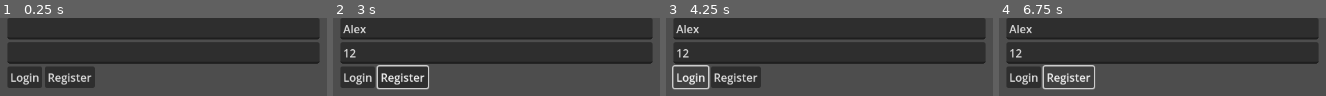
Above: before the commit, frames 1-4 (left to right).
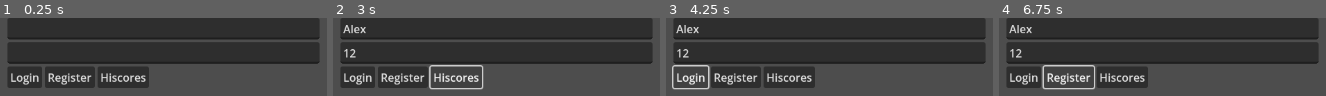
Above: after the commit, the same moments.

Repository: harsh16coder/RingRiot
Game: Godot game, scene res://states/connected/connected.tscn
The game is run twice, just before and just after one commit, with the same random seed, the same clock (stepped at 60 frames per second) and the same inputs. This scene is started directly instead of the project's main scene.
Inputs (mouse positions are in pixels of both pictures, inside the frame that each line leads up to):
- Up to frame 1 (0.25 s): no input
- Up to frame 2 (3 s): click (496, 28) at 0.52 s; type "Alex" at 0.6 s; click (496, 53) at 0.75 s; type "12" at 0.83 s; click "Login" at 1.25 s; click "Register" at 2 s; click (457, 77) at 2.75 s, where only the run after the commit has a clickable "Hiscores"
- Up to frame 3 (4.25 s): click "Login" at 3.5 s
- Up to frame 4 (6.75 s): click "Register" at 4.25 s; click (1123, 77) at 5 s, where only the run after the commit has a clickable "Hiscores"; click "Login" at 5.75 s; click "Register" at 6.5 s

The runs differ from the first frame. In frame 1, 3.9% of the frame differs, in the area x 29-46%, y 62-90%; in frame 2, 3.0%; in frame 3, 3.9%; in frame 4, 3.9%.

Commit message:
Created Browsing state to fetch hiscores leaderboard

Diff:
--- a/client/game_manager.gd
+++ b/client/game_manager.gd
@@ -4,12 +4,14 @@
 	ENTERED,
 	INGAME,
 	CONNECTED,
+	BROWSING_HISCORES,
 }
 
 var _states_scenes: Dictionary[State, String] = {
 	State.ENTERED: "res://states/entered/entered.tscn",
 	State.CONNECTED: "res://states/connected/connected.tscn",
 	State.INGAME: "res://states/ingame/ingame.tscn",
+	State.BROWSING_HISCORES: "res://states/browsing_hiscores/browsing_hiscores.tscn",
 }
 
 var client_id: int
--- a/client/packets.gd
+++ b/client/packets.gd
@@ -1406,6 +1406,159 @@
 			return PB_ERR.PARSE_INCOMPLETE
 		return result
 
+class HiscoreBoardRequestMessage:
+	func _init():
+		var service
+
+	var data = {}
+
+	func _to_string() -> String:
+		return PBPacker.message_to_string(data)
+
+	func to_bytes() -> PackedByteArray:
+		return PBPacker.pack_message(data)
+
+	func from_bytes(bytes : PackedByteArray, offset : int = 0, limit : int = -1) -> int:
+		var cur_limit = bytes.size()
+		if limit != -1:
+			cur_limit = limit
+		var result = PBPacker.unpack_message(data, bytes, offset, cur_limit)
+		if result == cur_limit:
+			if PBPacker.check_required(data):
+				if limit == -1:
+					return PB_ERR.NO_ERRORS
+			else:
+				return PB_ERR.REQUIRED_FIELDS
+		elif limit == -1 && result > 0:
+			return PB_ERR.PARSE_INCOMPLETE
+		return result
+
+class HiscoreMessage:
+	func _init():
+		var service
+
+		__rank = PBField.new("rank", PB_DATA_TYPE.UINT64, PB_RULE.OPTIONAL, 1, true, DEFAULT_VALUES_3[PB_DATA_TYPE.UINT64])
+		service = PBServiceField.new()
+		service.field = __rank
+		data[__rank.tag] = service
+
+		__name = PBField.new("name", PB_DATA_TYPE.STRING, PB_RULE.OPTIONAL, 2, true, DEFAULT_VALUES_3[PB_DATA_TYPE.STRING])
+		service = PBServiceField.new()
+		service.field = __name
+		data[__name.tag] = service
+
+		__score = PBField.new("score", PB_DATA_TYPE.UINT64, PB_RULE.OPTIONAL, 3, true, DEFAULT_VALUES_3[PB_DATA_TYPE.UINT64])
+		service = PBServiceField.new()
+		service.field = __score
+		data[__score.tag] = service
+
+	var data = {}
+
+	var __rank: PBField
+	func has_rank() -> bool:
+		if __rank.value != null:
+			return true
+		return false
+	func get_rank() -> int:
+		return __rank.value
+	func clear_rank() -> void:
+		data[1].state = PB_SERVICE_STATE.UNFILLED
+		__rank.value = DEFAULT_VALUES_3[PB_DATA_TYPE.UINT64]
+	func set_rank(value : int) -> void:
+		__rank.value = value
+
+	var __name: PBField
+	func has_name() -> bool:
+		if __name.value != null:
+			return true
+		return false
+	func get_name() -> String:
+		return __name.value
+	func clear_name() -> void:
+		data[2].state = PB_SERVICE_STATE.UNFILLED
+		__name.value = DEFAULT_VALUES_3[PB_DATA_TYPE.STRING]
+	func set_name(value : String) -> void:
+		__name.value = value
+
+	var __score: PBField
+	func has_score() -> bool:
+		if __score.value != null:
+			return true
+		return false
+	func get_score() -> int:
+		return __score.value
+	func clear_score() -> void:
+		data[3].state = PB_SERVICE_STATE.UNFILLED
+		__score.value = DEFAULT_VALUES_3[PB_DATA_TYPE.UINT64]
+	func set_score(value : int) -> void:
+		__score.value = value
+
+	func _to_string() -> String:
+		return PBPacker.message_to_string(data)
+
+	func to_bytes() -> PackedByteArray:
+		return PBPacker.pack_message(data)
+
+	func from_bytes(bytes : PackedByteArray, offset : int = 0, limit : int = -1) -> int:
+		var cur_limit = bytes.size()
+		if limit != -1:
+			cur_limit = limit
+		var result = PBPacker.unpack_message(data, bytes, offset, cur_limit)
+		if result == cur_limit:
+			if PBPacker.check_required(data):
+				if limit == -1:
+					return PB_ERR.NO_ERRORS
+			else:
+				return PB_ERR.REQUIRED_FIELDS
+		elif limit == -1 && result > 0:
+			return PB_ERR.PARSE_INCOMPLETE
+		return result
+
+class HiscoreBoardMessage:
+	func _init():
+		var service
+
+		var __hiscores_default: Array[HiscoreMessage] = []
+		__hiscores = PBField.new("hiscores", PB_DATA_TYPE.MESSAGE, PB_RULE.REPEATED, 1, true, __hiscores_default)
+		service = PBServiceField.new()
+		service.field = __hiscores
+		service.func_ref = Callable(self, "add_hiscores")
+		data[__hiscores.tag] = service
+
+	var data = {}
+
+	var __hiscores: PBField
+	func get_hiscores() -> Array[HiscoreMessage]:
+		return __hiscores.value
+	func clear_hiscores() -> void:
+		data[1].state = PB_SERVICE_STATE.UNFILLED
+		__hiscores.value.clear()
+	func add_hiscores() -> HiscoreMessage:
+		var element = HiscoreMessage.new()
+		__hiscores.value.append(element)
+		return element
+
+	func _to_string() -> String:
+		return PBPacker.message_to_string(data)
+
+	func to_bytes() -> PackedByteArray:
+		return PBPacker.pack_message(data)
+
+	func from_bytes(bytes : PackedByteArray, offset : int = 0, limit : int = -1) -> int:
+		var cur_limit = bytes.size()
+		if limit != -1:
+			cur_limit = limit
+		var result = PBPacker.unpack_message(data, bytes, offset, cur_limit)
+		if result == cur_limit:
+			if PBPacker.check_required(data):
+				if limit == -1:
+					return PB_ERR.NO_ERRORS
+			else:
+				return PB_ERR.REQUIRED_FIELDS
+		elif limit == -1 && result > 0:
+			return PB_ERR.PARSE_INCOMPLETE
+		return result
+
 class Packet:
 	func _init():
 		var service
@@ -1486,6 +1639,24 @@
 		service.field = __player_consumed
 		service.func_ref = Callable(self, "new_player_consumed")
 		data[__player_consumed.tag] = service
+
+		__hiscore_board_request = PBField.new("hiscore_board_request", PB_DATA_TYPE.MESSAGE, PB_RULE.OPTIONAL, 14, true, DEFAULT_VALUES_3[PB_DATA_TYPE.MESSAGE])
+		service = PBServiceField.new()
+		service.field = __hiscore_board_request
+		service.func_ref = Callable(self, "new_hiscore_board_request")
+		data[__hiscore_board_request.tag] = service
+
+		__hiscore = PBField.new("hiscore", PB_DATA_TYPE.MESSAGE, PB_RULE.OPTIONAL, 15, true, DEFAULT_VALUES_3[PB_DATA_TYPE.MESSAGE])
+		service = PBServiceField.new()
+		service.field = __hiscore
+		service.func_ref = Callable(self, "new_hiscore")
+		data[__hiscore.tag] = service
+
+		__hiscore_board = PBField.new("hiscore_board", PB_DATA_TYPE.MESSAGE, PB_RULE.OPTIONAL, 16, true, DEFAULT_VALUES_3[PB_DATA_TYPE.MESSAGE])
+		service = PBServiceField.new()
+		service.field = __hiscore_board
+		service.func_ref = Callable(self, "new_hiscore_board")
+		data[__hiscore_board.tag] = service
 
 	var data = {}
 
@@ -1536,6 +1707,12 @@
 		data[12].state = PB_SERVICE_STATE.UNFILLED
 		__player_consumed.value = DEFAULT_VALUES_3[PB_DATA_TYPE.MESSAGE]
 		data[13].state = PB_SERVICE_STATE.UNFILLED
+		__hiscore_board_request.value = DEFAULT_VALUES_3[PB_DATA_TYPE.MESSAGE]
+		data[14].state = PB_SERVICE_STATE.UNFILLED
+		__hiscore.value = DEFAULT_VALUES_3[PB_DATA_TYPE.MESSAGE]
+		data[15].state = PB_SERVICE_STATE.UNFILLED
+		__hiscore_board.value = DEFAULT_VALUES_3[PB_DATA_TYPE.MESSAGE]
+		data[16].state = PB_SERVICE_STATE.UNFILLED
 		__chat.value = ChatMessage.new()
 		return __chat.value
 
@@ -1573,6 +1750,12 @@
 		data[12].state = PB_SERVICE_STATE.UNFILLED
 		__player_consumed.value = DEFAULT_VALUES_3[PB_DATA_TYPE.MESSAGE]
 		data[13].state = PB_SERVICE_STATE.UNFILLED
+		__hiscore_board_request.value = DEFAULT_VALUES_3[PB_DATA_TYPE.MESSAGE]
+		data[14].state = PB_SERVICE_STATE.UNFILLED
+		__hiscore.value = DEFAULT_VALUES_3[PB_DATA_TYPE.MESSAGE]
+		data[15].state = PB_SERVICE_STATE.UNFILLED
+		__hiscore_board.value = DEFAULT_VALUES_3[PB_DATA_TYPE.MESSAGE]
+		data[16].state = PB_SERVICE_STATE.UNFILLED
 		__id.value = IdMessage.new()
 		return __id.value
 
@@ -1610,6 +1793,12 @@
 		data[12].state = PB_SERVICE_STATE.UNFILLED
 		__player_consumed.value = DEFAULT_VALUES_3[PB_DATA_TYPE.MESSAGE]
 		data[13].state = PB_SERVICE_STATE.UNFILLED
+		__hiscore_board_request.value = DEFAULT_VALUES_3[PB_DATA_TYPE.MESSAGE]
+		data[14].state = PB_SERVICE_STATE.UNFILLED
+		__hiscore.value = DEFAULT_VALUES_3[PB_DATA_TYPE.MESSAGE]
+		data[15].state = PB_SERVICE_STATE.UNFILLED
+		__hiscore_board.value = DEFAULT_VALUES_3[PB_DATA_TYPE.MESSAGE]
+		data[16].state = PB_SERVICE_STATE.UNFILLED
 		__login_request.value = LoginRequestMessage.new()
 		return __login_request.value
 
@@ -1647,6 +1836,12 @@
 		data[12].state = PB_SERVICE_STATE.UNFILLED
 		__player_consumed.value = DEFAULT_VALUES_3[PB_DATA_TYPE.MESSAGE]
 		data[13].state = PB_SERVICE_STATE.UNFILLED
+		__hiscore_board_request.value = DEFAULT_VALUES_3[PB_DATA_TYPE.MESSAGE]
+		data[14].state = PB_SERVICE_STATE.UNFILLED
+		__hiscore.value = DEFAULT_VALUES_3[PB_DATA_TYPE.MESSAGE]
+		data[15].state = PB_SERVICE_STATE.UNFILLED
+		__hiscore_board.value = DEFAULT_VALUES_3[PB_DATA_TYPE.MESSAGE]
+		data[16].state = PB_SERVICE_STATE.UNFILLED
 		__register_request.value = RegisterRequestMessage.new()
 		return __register_request.value
 
@@ -1684,6 +1879,12 @@
 		data[12].state = PB_SERVICE_STATE.UNFILLED
 		__player_consumed.value = DEFAULT_VALUES_3[PB_DATA_TYPE.MESSAGE]
 		data[13].state = PB_SERVICE_STATE.UNFILLED
+		__hiscore_board_request.value = DEFAULT_VALUES_3[PB_DATA_TYPE.MESSAGE]
+		data[14].state = PB_SERVICE_STATE.UNFILLED
+		__hiscore.value = DEFAULT_VALUES_3[PB_DATA_TYPE.MESSAGE]
+		data[15].state = PB_SERVICE_STATE.UNFILLED
+		__hiscore_board.value = DEFAULT_VALUES_3[PB_DATA_TYPE.MESSAGE]
+		data[16].state = PB_SERVICE_STATE.UNFILLED
 		__ok_response.value = OkResponseMessage.new()
 		return __ok_response.value
 
@@ -1721,6 +1922,12 @@
 		data[12].state = PB_SERVICE_STATE.UNFILLED
 		__player_consumed.value = DEFAULT_VALUES_3[PB_DATA_TYPE.MESSAGE]
 		data[13].state = PB_SERVICE_STATE.UNFILLED
+		__hiscore_board_request.value = DEFAULT_VALUES_3[PB_DATA_TYPE.MESSAGE]
+		data[14].state = PB_SERVICE_STATE.UNFILLED
+		__hiscore.value = DEFAULT_VALUES_3[PB_DATA_TYPE.MESSAGE]
+		data[15].state = PB_SERVICE_STATE.UNFILLED
+		__hiscore_board.value = DEFAULT_VALUES_3[PB_DATA_TYPE.MESSAGE]
+		data[16].state = PB_SERVICE_STATE.UNFILLED
 		__deny_response.value = DenyResponseMessage.new()
 		return __deny_response.value
 
@@ -1758,6 +1965,12 @@
 		data[12].state = PB_SERVICE_STATE.UNFILLED
 		__player_consumed.value = DEFAULT_VALUES_3[PB_DATA_TYPE.MESSAGE]
 		data[13].state = PB_SERVICE_STATE.UNFILLED
+		__hiscore_board_request.value = DEFAULT_VALUES_3[PB_DATA_TYPE.MESSAGE]
+		data[14].state = PB_SERVICE_STATE.UNFILLED
+		__hiscore.value = DEFAULT_VALUES_3[PB_DATA_TYPE.MESSAGE]
+		data[15].state = PB_SERVICE_STATE.UNFILLED
+		__hiscore_board.value = DEFAULT_VALUES_3[PB_DATA_TYPE.MESSAGE]
+		data[16].state = PB_SERVICE_STATE.UNFILLED
 		__player.value = PlayerMessage.new()
 		return __player.value
 
@@ -1795,6 +2008,12 @@
 		data[12].state = PB_SERVICE_STATE.UNFILLED
 		__player_consumed.value = DEFAULT_VALUES_3[PB_DATA_TYPE.MESSAGE]
 		data[13].state = PB_SERVICE_STATE.UNFILLED
+		__hiscore_board_request.value = DEFAULT_VALUES_3[PB_DATA_TYPE.MESSAGE]
+		data[14].state = PB_SERVICE_STATE.UNFILLED
+		__hiscore.value = DEFAULT_VALUES_3[PB_DATA_TYPE.MESSAGE]
+		data[15].state = PB_SERVICE_STATE.UNFILLED
+		__hiscore_board.value = DEFAULT_VALUES_3[PB_DATA_TYPE.MESSAGE]
+		data[16].state = PB_SERVICE_STATE.UNFILLED
 		__player_direction.value = PlayerDirectionMessage.new()
 		return __player_direction.value
 
@@ -1832,6 +2051,12 @@
 		data[12].state = PB_SERVICE_STATE.UNFILLED
 		__player_consumed.value = DEFAULT_VALUES_3[PB_DATA_TYPE.MESSAGE]
 		data[13].state = PB_SERVICE_STATE.UNFILLED
+		__hiscore_board_request.value = DEFAULT_VALUES_3[PB_DATA_TYPE.MESSAGE]
+		data[14].state = PB_SERVICE_STATE.UNFILLED
+		__hiscore.value = DEFAULT_VALUES_3[PB_DATA_TYPE.MESSAGE]
+		data[15].state = PB_SERVICE_STATE.UNFILLED
+		__hiscore_board.value = DEFAULT_VALUES_3[PB_DATA_TYPE.MESSAGE]
+		data[16].state = PB_SERVICE_STATE.UNFILLED
 		__spore.value = SporeMessage.new()
 		return __spore.value
 
@@ -1869,6 +2094,12 @@
 		data[12].state = PB_SERVICE_STATE.UNFILLED
 		__player_consumed.value = DEFAULT_VALUES_3[PB_DATA_TYPE.MESSAGE]
 		data[13].state = PB_SERVICE_STATE.UNFILLED
+		__hiscore_board_request.value = DEFAULT_VALUES_3[PB_DATA_TYPE.MESSAGE]
+		data[14].state = PB_SERVICE_STATE.UNFILLED
+		__hiscore.value = DEFAULT_VALUES_3[PB_DATA_TYPE.MESSAGE]
+		data[15].state = PB_SERVICE_STATE.UNFILLED
+		__hiscore_board.value = DEFAULT_VALUES_3[PB_DATA_TYPE.MESSAGE]
+		data[16].state = PB_SERVICE_STATE.UNFILLED
 		__spore_consumed.value = SporeConsumedMessage.new()
 		return __spore_consumed.value
 
@@ -1906,6 +2137,12 @@
 		data[12].state = PB_SERVICE_STATE.FILLED
 		__player_consumed.value = DEFAULT_VALUES_3[PB_DATA_TYPE.MESSAGE]
 		data[13].state = PB_SERVICE_STATE.UNFILLED
+		__hiscore_board_request.value = DEFAULT_VALUES_3[PB_DATA_TYPE.MESSAGE]
+		data[14].state = PB_SERVICE_STATE.UNFILLED
+		__hiscore.value = DEFAULT_VALUES_3[PB_DATA_TYPE.MESSAGE]
+		data[15].state = PB_SERVICE_STATE.UNFILLED
+		__hiscore_board.value = DEFAULT_VALUES_3[PB_DATA_TYPE.MESSAGE]
+		data[16].state = PB_SERVICE_STATE.UNFILLED
 		__spores_batch.value = SporesBatchMessage.new()
 		return __spores_batch.value
 
@@ -1943,8 +2180,143 @@
 		__spores_batch.value = DEFAULT_VALUES_3[PB_DATA_TYPE.MESSAGE]
 		data[12].state = PB_SERVICE_STATE.UNFILLED
 		data[13].state = PB_SERVICE_STATE.FILLED
+		__hiscore_board_request.value = DEFAULT_VALUES_3[PB_DATA_TYPE.MESSAGE]
+		data[14].state = PB_SERVICE_STATE.UNFILLED
+		__hiscore.value = DEFAULT_VALUES_3[PB_DATA_TYPE.MESSAGE]
+		data[15].state = PB_SERVICE_STATE.UNFILLED
+		__hiscore_board.value = DEFAULT_VALUES_3[PB_DATA_TYPE.MESSAGE]
+		data[16].state = PB_SERVICE_STATE.UNFILLED
 		__player_consumed.value = PlayerConsumedMessage.new()
 		return __player_consumed.value
+
+	var __hiscore_board_request: PBField
+	func has_hiscore_board_request() -> bool:
+		if __hiscore_board_request.value != null:
+			return true
+		return false
+	func get_hiscore_board_request() -> HiscoreBoardRequestMessage:
+		return __hiscore_board_request.value
+	func clear_hiscore_board_request() -> void:
+		data[14].state = PB_SERVICE_STATE.UNFILLED
+		__hiscore_board_request.value = DEFAULT_VALUES_3[PB_DATA_TYPE.MESSAGE]
+	func new_hiscore_board_request() -> HiscoreBoardRequestMessage:
+		__chat.value = DEFAULT_VALUES_3[PB_DATA_TYPE.MESSAGE]
+		data[2].state = PB_SERVICE_STATE.UNFILLED
+		__id.value = DEFAULT_VALUES_3[PB_DATA_TYPE.MESSAGE]
+		data[3].state = PB_SERVICE_STATE.UNFILLED
+		__login_request.value = DEFAULT_VALUES_3[PB_DATA_TYPE.MESSAGE]
+		data[4].state = PB_SERVICE_STATE.UNFILLED
+		__register_request.value = DEFAULT_VALUES_3[PB_DATA_TYPE.MESSAGE]
+		data[5].state = PB_SERVICE_STATE.UNFILLED
+		__ok_response.value = DEFAULT_VALUES_3[PB_DATA_TYPE.MESSAGE]
+		data[6].state = PB_SERVICE_STATE.UNFILLED
+		__deny_response.value = DEFAULT_VALUES_3[PB_DATA_TYPE.MESSAGE]
+		data[7].state = PB_SERVICE_STATE.UNFILLED
+		__player.value = DEFAULT_VALUES_3[PB_DATA_TYPE.MESSAGE]
+		data[8].state = PB_SERVICE_STATE.UNFILLED
+		__player_direction.value = DEFAULT_VALUES_3[PB_DATA_TYPE.MESSAGE]
+		data[9].state = PB_SERVICE_STATE.UNFILLED
+		__spore.value = DEFAULT_VALUES_3[PB_DATA_TYPE.MESSAGE]
+		data[10].state = PB_SERVICE_STATE.UNFILLED
+		__spore_consumed.value = DEFAULT_VALUES_3[PB_DATA_TYPE.MESSAGE]
+		data[11].state = PB_SERVICE_STATE.UNFILLED
+		__spores_batch.value = DEFAULT_VALUES_3[PB_DATA_TYPE.MESSAGE]
+		data[12].state = PB_SERVICE_STATE.UNFILLED
+		__player_consumed.value = DEFAULT_VALUES_3[PB_DATA_TYPE.MESSAGE]
+		data[13].state = PB_SERVICE_STATE.UNFILLED
+		data[14].state = PB_SERVICE_STATE.FILLED
+		__hiscore.value = DEFAULT_VALUES_3[PB_DATA_TYPE.MESSAGE]
+		data[15].state = PB_SERVICE_STATE.UNFILLED
+		__hiscore_board.value = DEFAULT_VALUES_3[PB_DATA_TYPE.MESSAGE]
+		data[16].state = PB_SERVICE_STATE.UNFILLED
+		__hiscore_board_request.value = HiscoreBoardRequestMessage.new()
+		return __hiscore_board_request.value
+
+	var __hiscore: PBField
+	func has_hiscore() -> bool:
+		if __hiscore.value != null:
+			return true
+		return false
+	func get_hiscore() -> HiscoreMessage:
+		return __hiscore.value
+	func clear_hiscore() -> void:
+		data[15].state = PB_SERVICE_STATE.UNFILLED
+		__hiscore.value = DEFAULT_VALUES_3[PB_DATA_TYPE.MESSAGE]
+	func new_hiscore() -> HiscoreMessage:
+		__chat.value = DEFAULT_VALUES_3[PB_DATA_TYPE.MESSAGE]
+		data[2].state = PB_SERVICE_STATE.UNFILLED
+		__id.value = DEFAULT_VALUES_3[PB_DATA_TYPE.MESSAGE]
+		data[3].state = PB_SERVICE_STATE.UNFILLED
+		__login_request.value = DEFAULT_VALUES_3[PB_DATA_TYPE.MESSAGE]
+		data[4].state = PB_SERVICE_STATE.UNFILLED
+		__register_request.value = DEFAULT_VALUES_3[PB_DATA_TYPE.MESSAGE]
+		data[5].state = PB_SERVICE_STATE.UNFILLED
+		__ok_response.value = DEFAULT_VALUES_3[PB_DATA_TYPE.MESSAGE]
+		data[6].state = PB_SERVICE_STATE.UNFILLED
+		__deny_response.value = DEFAULT_VALUES_3[PB_DATA_TYPE.MESSAGE]
+		data[7].state = PB_SERVICE_STATE.UNFILLED
+		__player.value = DEFAULT_VALUES_3[PB_DATA_TYPE.MESSAGE]
+		data[8].state = PB_SERVICE_STATE.UNFILLED
+		__player_direction.value = DEFAULT_VALUES_3[PB_DATA_TYPE.MESSAGE]
+		data[9].state = PB_SERVICE_STATE.UNFILLED
+		__spore.value = DEFAULT_VALUES_3[PB_DATA_TYPE.MESSAGE]
+		data[10].state = PB_SERVICE_STATE.UNFILLED
+		__spore_consumed.value = DEFAULT_VALUES_3[PB_DATA_TYPE.MESSAGE]
+		data[11].state = PB_SERVICE_STATE.UNFILLED
+		__spores_batch.value = DEFAULT_VALUES_3[PB_DATA_TYPE.MESSAGE]
+		data[12].state = PB_SERVICE_STATE.UNFILLED
+		__player_consumed.value = DEFAULT_VALUES_3[PB_DATA_TYPE.MESSAGE]
+		data[13].state = PB_SERVICE_STATE.UNFILLED
+		__hiscore_board_request.value = DEFAULT_VALUES_3[PB_DATA_TYPE.MESSAGE]
+		data[14].state = PB_SERVICE_STATE.UNFILLED
+		data[15].state = PB_SERVICE_STATE.FILLED
+		__hiscore_board.value = DEFAULT_VALUES_3[PB_DATA_TYPE.MESSAGE]
+		data[16].state = PB_SERVICE_STATE.UNFILLED
+		__hiscore.value = HiscoreMessage.new()
+		return __hiscore.value
+
+	var __hiscore_board: PBField
+	func has_hiscore_board() -> bool:
+		if __hiscore_board.value != null:
+			return true
+		return false
+	func get_hiscore_board() -> HiscoreBoardMessage:
+		return __hiscore_board.value
+	func clear_hiscore_board() -> void:
+		data[16].state = PB_SERVICE_STATE.UNFILLED
+		__hiscore_board.value = DEFAULT_VALUES_3[PB_DATA_TYPE.MESSAGE]
+	func new_hiscore_board() -> HiscoreBoardMessage:
+		__chat.value = DEFAULT_VALUES_3[PB_DATA_TYPE.MESSAGE]
+		data[2].state = PB_SERVICE_STATE.UNFILLED
+		__id.value = DEFAULT_VALUES_3[PB_DATA_TYPE.MESSAGE]
+		data[3].state = PB_SERVICE_STATE.UNFILLED
+		__login_request.value = DEFAULT_VALUES_3[PB_DATA_TYPE.MESSAGE]
+		data[4].state = PB_SERVICE_STATE.UNFILLED
+		__register_request.value = DEFAULT_VALUES_3[PB_DATA_TYPE.MESSAGE]
+		data[5].state = PB_SERVICE_STATE.UNFILLED
+		__ok_response.value = DEFAULT_VALUES_3[PB_DATA_TYPE.MESSAGE]
+		data[6].state = PB_SERVICE_STATE.UNFILLED
+		__deny_response.value = DEFAULT_VALUES_3[PB_DATA_TYPE.MESSAGE]
+		data[7].state = PB_SERVICE_STATE.UNFILLED
+		__player.value = DEFAULT_VALUES_3[PB_DATA_TYPE.MESSAGE]
+		data[8].state = PB_SERVICE_STATE.UNFILLED
+		__player_direction.value = DEFAULT_VALUES_3[PB_DATA_TYPE.MESSAGE]
+		data[9].state = PB_SERVICE_STATE.UNFILLED
+		__spore.value = DEFAULT_VALUES_3[PB_DATA_TYPE.MESSAGE]
+		data[10].state = PB_SERVICE_STATE.UNFILLED
+		__spore_consumed.value = DEFAULT_VALUES_3[PB_DATA_TYPE.MESSAGE]
+		data[11].state = PB_SERVICE_STATE.UNFILLED
+		__spores_batch.value = DEFAULT_VALUES_3[PB_DATA_TYPE.MESSAGE]
+		data[12].state = PB_SERVICE_STATE.UNFILLED
+		__player_consumed.value = DEFAULT_VALUES_3[PB_DATA_TYPE.MESSAGE]
+		data[13].state = PB_SERVICE_STATE.UNFILLED
+		__hiscore_board_request.value = DEFAULT_VALUES_3[PB_DATA_TYPE.MESSAGE]
+		data[14].state = PB_SERVICE_STATE.UNFILLED
+		__hiscore.value = DEFAULT_VALUES_3[PB_DATA_TYPE.MESSAGE]
+		data[15].state = PB_SERVICE_STATE.UNFILLED
+		data[16].state = PB_SERVICE_STATE.FILLED
+		__hiscore_board.value = HiscoreBoardMessage.new()
+		return __hiscore_board.value
 
 	func _to_string() -> String:
 		return PBPacker.message_to_string(data)
--- /dev/null
+++ b/client/states/browsing_hiscores/browsing_hiscores.gd
@@ -0,0 +1,23 @@
+extends Node
+
+const packets := preload("res://packets.gd")
+
+@onready var _hiscores: Hiscores = $UI/Hiscores
+
+func _ready() -> void:
+	WS.packet_received.connect(_on_ws_packet_received)
+
+	var packet := packets.Packet.new()
+	packet.new_hiscore_board_request()
+	WS.send(packet)
+
+func _on_ws_packet_received(packet: packets.Packet) -> void:
+	if packet.has_hiscore_board():
+		_handle_hiscore_board_msg(packet.get_hiscore_board())
+
+func _handle_hiscore_board_msg(hiscore_board_msg: packets.HiscoreBoardMessage) -> void:
+	for hiscore_msg: packets.HiscoreMessage in hiscore_board_msg.get_hiscores():
+		var name := hiscore_msg.get_name()
+		var rank_and_name := "%d. %s" % [hiscore_msg.get_rank(), name]
+		var score := hiscore_msg.get_score()
+		_hiscores.set_hiscore(rank_and_name, score)
--- /dev/null
+++ b/client/states/browsing_hiscores/browsing_hiscores.tscn
@@ -0,0 +1,21 @@
+[gd_scene load_steps=3 format=3 uid="uid://xmq0flrwsawm"]
+
+[ext_resource type="Script" uid="uid://blahnn5hk64c0" path="res://states/browsing_hiscores/browsing_hiscores.gd" id="1_gr358"]
+[ext_resource type="PackedScene" uid="uid://6y1bk18r3x6e" path="res://classes/hiscores/hiscores.tscn" id="2_jq3og"]
+
+[node name="BrowsingHiscores" type="Node"]
+script = ExtResource("1_gr358")
+
+[node name="UI" type="CanvasLayer" parent="."]
+
+[node name="Hiscores" parent="UI" instance=ExtResource("2_jq3og")]
+custom_minimum_size = Vector2(400, 400)
+anchors_preset = 8
+anchor_left = 0.5
+anchor_top = 0.5
+anchor_right = 0.5
+anchor_bottom = 0.5
+offset_left = -100.0
+offset_top = -100.0
+offset_right = 100.0
+offset_bottom = 100.0
--- a/client/states/connected/connected.gd
+++ b/client/states/connected/connected.gd
@@ -8,6 +8,7 @@
 @onready var _password_field: LineEdit = $UI/VBoxContainer/Password
 @onready var _login_button: Button = $UI/VBoxContainer/HBoxContainer/LoginButton
 @onready var _register_button: Button = $UI/VBoxContainer/HBoxContainer/RegisterButton
+@onready var _hiscores_button: Button = $UI/VBoxContainer/HBoxContainer/HiscoresButton
 @onready var _log: Log = $UI/VBoxContainer/Log
 
 func _ready() -> void:
@@ -15,6 +16,7 @@
 	WS.connection_closed.connect(_on_ws_connection_closed)
 	_login_button.pressed.connect(_on_login_button_pressed)
 	_register_button.pressed.connect(_on_register_button_pressed)
+	_hiscores_button.pressed.connect(_on_hiscores_button_pressed)
 
 func _on_ws_packet_received(packet: packets.Packet) -> void:
 	var sender_id := packet.get_sender_id()
@@ -42,3 +44,6 @@
 	register_request_message.set_password(_password_field.text)
 	WS.send(packet)
 	_action_on_ok_received = func(): _log.success("Registration successful")
+
+func _on_hiscores_button_pressed() -> void:
+	GameManager.set_state(GameManager.State.BROWSING_HISCORES)
--- a/client/states/connected/connected.tscn
+++ b/client/states/connected/connected.tscn
@@ -38,6 +38,10 @@
 layout_mode = 2
 text = "Register"
 
+[node name="HiscoresButton" type="Button" parent="UI/VBoxContainer/HBoxContainer"]
+layout_mode = 2
+text = "Hiscores"
+
 [node name="Log" type="RichTextLabel" parent="UI/VBoxContainer"]
 custom_minimum_size = Vector2(0, 200)
 layout_mode = 2
Not shown, changed: server/internal/server/db/config/queries.sql
Not shown, changed: server/internal/server/db/queries.sql.go
Not shown, added: server/internal/server/states/browsingHiscores.go
Not shown, changed: server/internal/server/states/connected.go
Not shown, changed: server/pkg/packets/packets.pb.go
Not shown, changed: server/pkg/packets/util.go
Not shown, changed: shared/packets.proto
